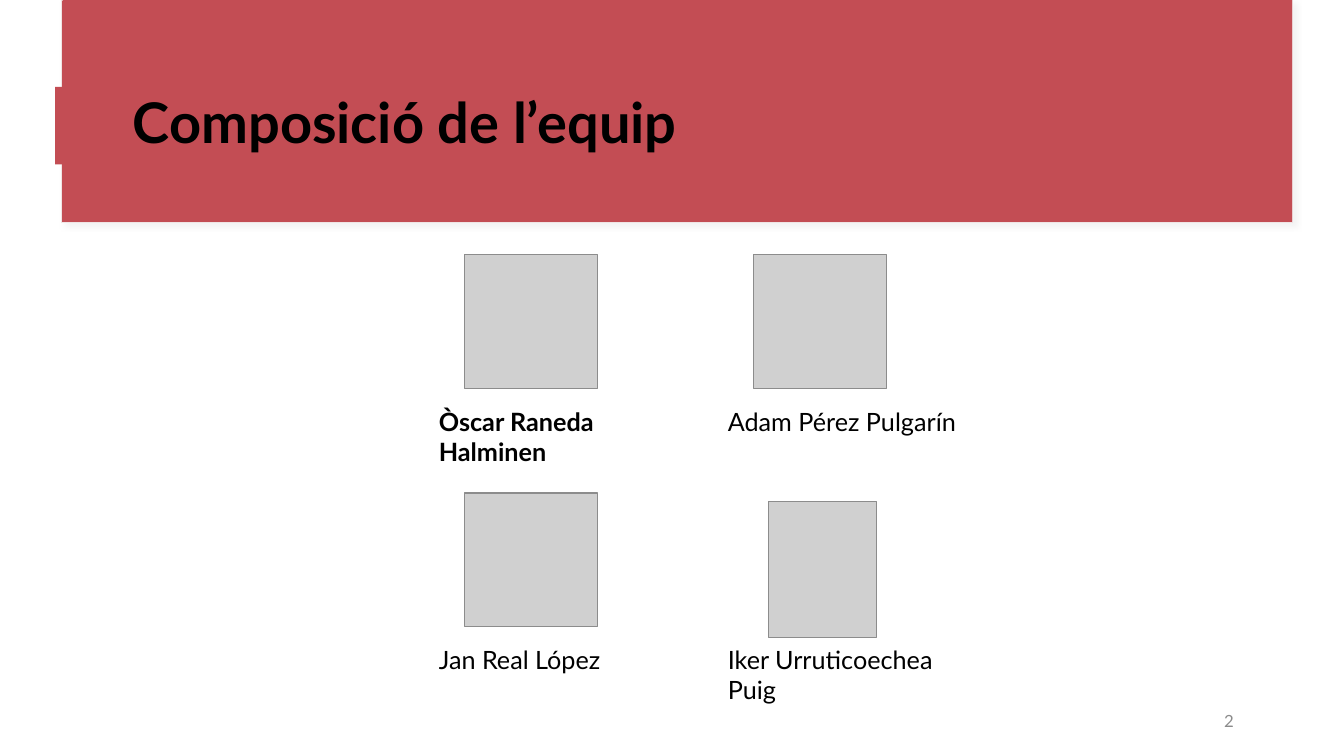
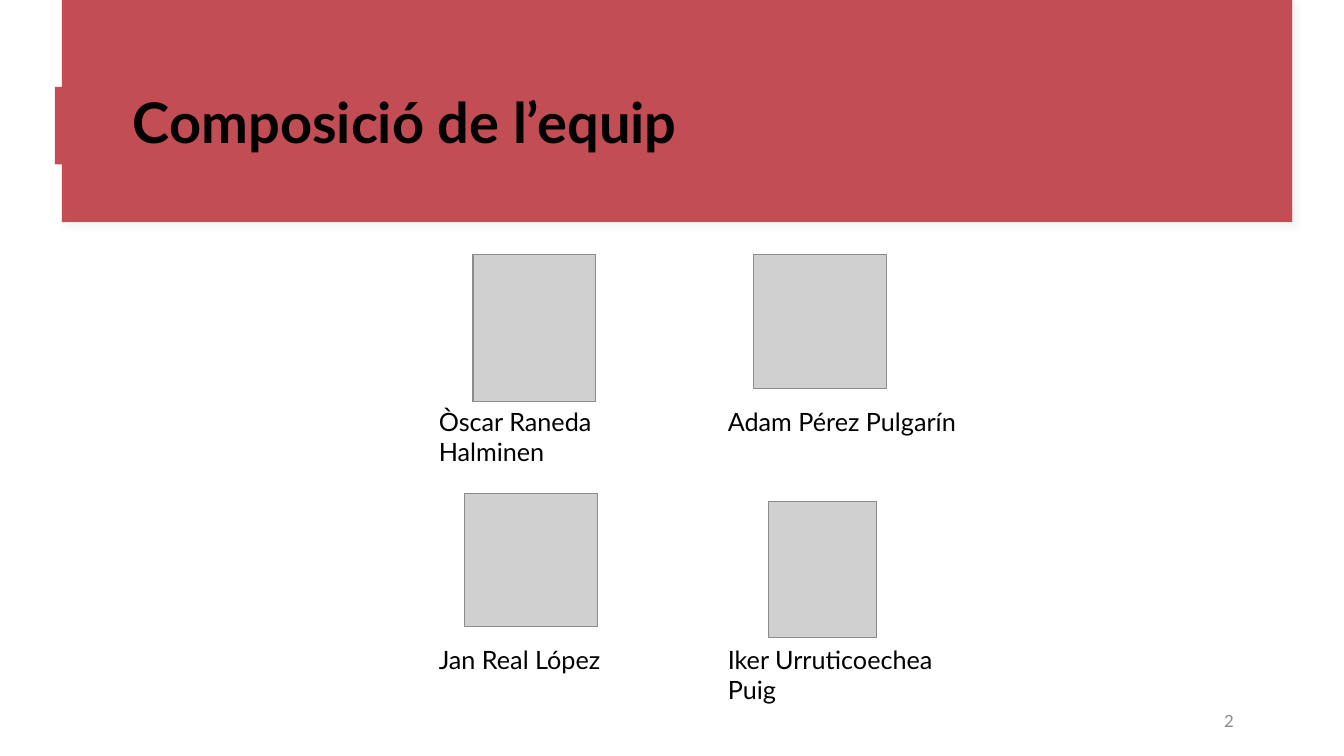
Before and after one commit to oscar-123458/ES26UAB-411-09, a slide deck: slide 2 of documents/Sprint_Review1_411_09.pptx. Drawn at 1344x756 pixels with LibreOffice and Linux fonts; fonts in the diff are those of the drawing; grey boxes stand for pictures. Boxes give left, top, right and bottom in pixels: in the first picture for what was removed or moved away, otherwise in the second. Text is boxed around its words. In the diff, an @@ line names an element or a change of style, - is before the commit and + after.

```diff
--- a/documents/Sprint_Review1_411_09.pptx
+++ b/documents/Sprint_Review1_411_09.pptx
@@ picture: place and size @@
-picture at bbox=[464, 255, 597, 388]
+picture at bbox=[473, 254, 595, 401]
@@ text "Òscar Raneda Halminen" at bbox=[439, 409, 591, 461]: bold off @@
```
Also in this commit, not shown: 3 other slides changed.
